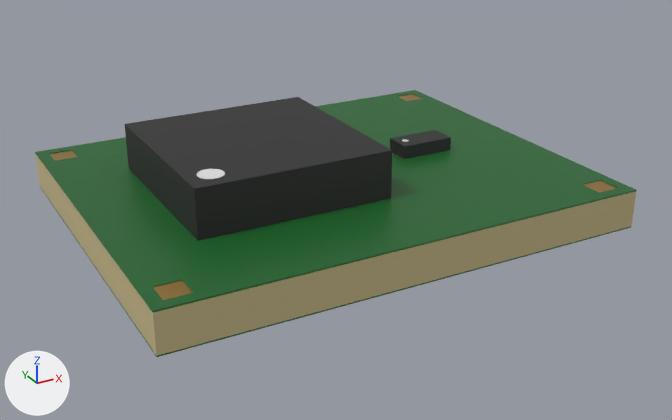
Two versions of the glTF model spec/samples/hand-written/board-sized-package/board-sized-package.glb, one commit apart.
Rendered twice from a 50 mm camera at (-0.007, -0.0243, 0.015) aimed at (0.0102, 0.007, -0.0007). The axes (+X, +Y, +Z) are drawn at lower left. The lights are the same throughout. The first picture is the older version. Where no turn or scale is listed for an object, it has been applied to the vertices.

Before the edit, the objects in view are built like this:
```python
me_layer__core = bpy.data.meshes.new('layer/@core')
me_layer__core.from_pydata(...)  # a box spanning x 0.0..0.02, y 0.0..0.016, z -0.0008..0.0008
me_layer__core.materials.append(mat_boardui_dielectric)  # beige #c7b98a
me_layer__soldermask_top = bpy.data.meshes.new('layer/@soldermask-top')
me_layer__soldermask_top.from_pydata(...)  # 88 vertices, 212 faces; spans x 0.0..0.02, y 0.0..0.016, z 0.0008
me_layer__soldermask_top.materials.append(mat_boardui_soldermask)  # dark green #1e6b2e
me_module_8x8 = bpy.data.meshes.new('MODULE_8X8')
me_module_8x8.from_pydata(...)  # a box spanning x -0.004..0.004, y -0.004..0.004, z 0.0..0.002, material slot 0; a 23-sided cylinder along z spanning x -0.0035..-0.0025, y -0.0035..-0.0025, z 0.002..0.00202, material slot 1
me_module_8x8.materials.append(mat_boardui_body)  # black #2b2b2b
me_module_8x8.materials.append(mat_boardui_pin1)  # light grey #e0e0e0
ob_layer__core = bpy.data.objects.new('layer/@core', me_layer__core)
ob_layer__core.location = (0.0, 0.0, 0.0)
ob_layer__soldermask_top = bpy.data.objects.new('layer/@soldermask-top', me_layer__soldermask_top)
ob_layer__soldermask_top.location = (0.0, 0.0, 0.0)
ob_u2 = bpy.data.objects.new('U2', me_module_8x8)
ob_u2.location = (0.007, 0.008, 0.0008)
# also in view: 'R1' at (0.015, 0.008, 0.0011); 'layer/@soldermask-bottom' at (0.01, 0.008, -0.0008); 'layer/TOP' at (0.01, 0.008, 0.0008)
```
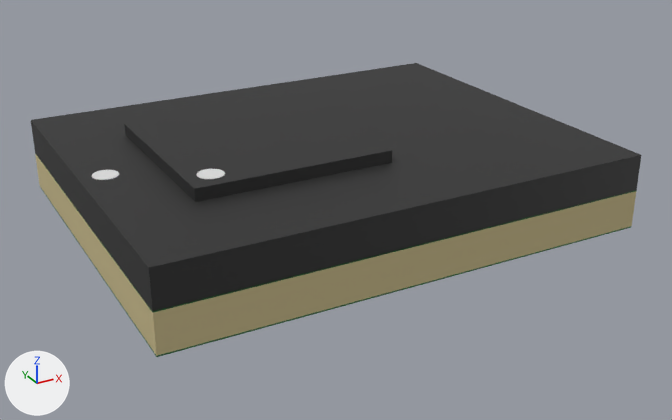
Commit message: Keep the body of a board-covering part whose height the file gives

Patch to the scene script:
```diff
--- a/spec/samples/hand-written/board-sized-package/board-sized-package.glb.py
+++ b/spec/samples/hand-written/board-sized-package/board-sized-package.glb.py
@@ me_layer__soldermask_top @@
 # used by ob_layer__soldermask_top; location = (0.0, 0.0, 0.0)
-me_layer__soldermask_top.from_pydata(...)  # 88 vertices, 212 faces; spans x 0.0..0.02, y 0.0..0.016, z 0.0008
+me_layer__soldermask_top.from_pydata(...)  # 104 vertices, 252 faces; spans x 0.0..0.02, y 0.0..0.016, z 0.0008
+# me_layer__soldermask_top part 1
+# 20 faces are deleted
+# 8 new vertices lie (0.0, 0.006, 0.0) away from vertices in x 0.0005..0.0195, y 0.0015, z 0.0008
+# 8 new vertices lie (0.0, 0.001, 0.0) away from vertices in x 0.0005..0.0195, y 0.0075, z 0.0008
+# 60 new faces join them
 me_layer__soldermask_top.materials.append(mat_boardui_soldermask)
@@ me_shield_board @@
+me_shield_board.from_pydata(...)  # 54 vertices, 100 faces; spans x -0.01..0.01, y -0.008..0.008, z 0.0..0.0015
+# faces by material slot: [12, 88]
+me_shield_board.materials.append(mat_boardui_body)  # black #2b2b2b
+me_shield_board.materials.append(mat_boardui_pin1)  # light grey #e0e0e0
@@ ob_u3 @@
+ob_u3 = bpy.data.objects.new('U3', me_shield_board)
+ob_u3.location = (0.01, 0.008, 0.0008)
```

Pixel boxes [x1, y1, x2, y2] of what changed, in the pictures (672 x 420 px):
'U3', added
    after: [31, 63, 641, 311]
    faces in mat_boardui_body (black #2b2b2b): [31, 63, 641, 311]
    faces in mat_boardui_pin1 (light grey #e0e0e0): [92, 170, 119, 180]
part 1 of me_layer__soldermask_top, built on
    before: [35, 99, 636, 287]
'R1', unchanged, covered by the edit
    before: [390, 130, 451, 159]
